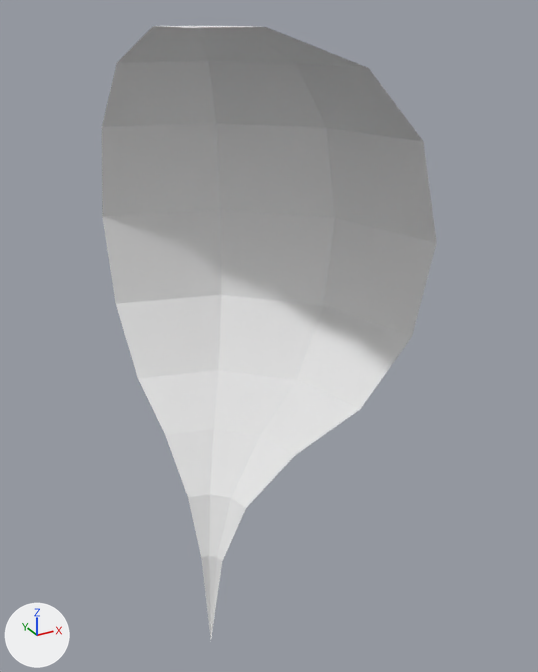
The OBJ model Assets/MapEditor/modular_terrain_collection/Escarpment_Terrain_Corner_Outer_1x1_Top.obj as it was, and as the next commit left it.
Before and after are seen from a 50 mm camera at (-0.849, -1.325, 1.219) aimed at (-0.298, -0.324, 0.719). Every picture has the same lights, and +X, +Y and +Z are marked at lower left. Where no turn or scale is listed for an object, it has been applied to the vertices.

Script lines for the objects in view, before the commit:
```python
mat_dirt = principled_material('Dirt')
mat_dirt.base_color = (0.8, 0.8, 0.8)  # white #e7e7e7
mat_dirt.roughness = 1.0
mat_grass = principled_material('Grass')
mat_grass.base_color = (0.8, 0.8, 0.8)  # white #e7e7e7
mat_grass.roughness = 1.0
me_object1 = bpy.data.meshes.new('object1')
me_object1.from_pydata(...)  # 38 vertices, 54 faces; spans x -0.5..-0.109, y -0.5..-0.109, z 0.3..1.2
# faces by material slot: [39, 15]
me_object1.materials.append(mat_grass)  # white #e7e7e7
me_object1.materials.append(mat_dirt)  # white #e7e7e7
ob_object1 = bpy.data.objects.new('object1', me_object1)
ob_object1.location = (0.0, 0.0, 0.0)
```
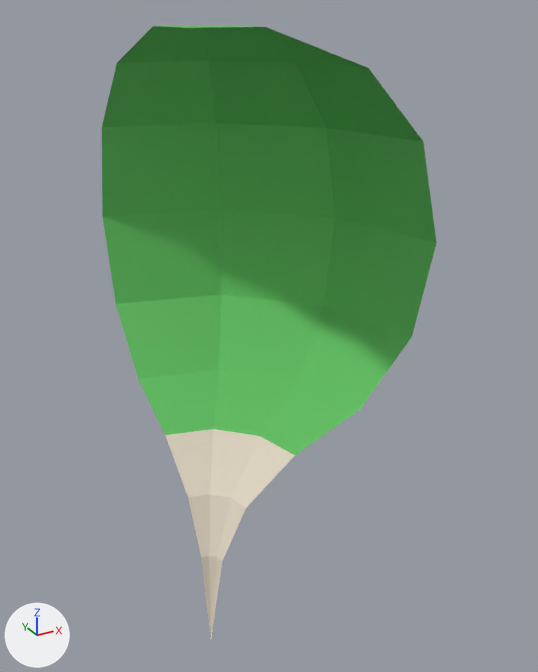
Boxes [x1, y1, x2, y2] around the edits, measured in the pictures (538 x 672 px):
'object1', recoloured (white to green)
    both: [102, 26, 436, 638]

The change, as a list of edits to the scene's bpy script:
```text
Change mat_grass:
    mat_grass.base_color: (0.8, 0.8, 0.8) -> (0.133, 0.545, 0.133)  # white #e7e7e7 -> green #66c366
Change mat_dirt:
    mat_dirt.base_color: (0.8, 0.8, 0.8) -> (0.769, 0.686, 0.561)  # white #e7e7e7 -> light grey #e3d8c5
```
